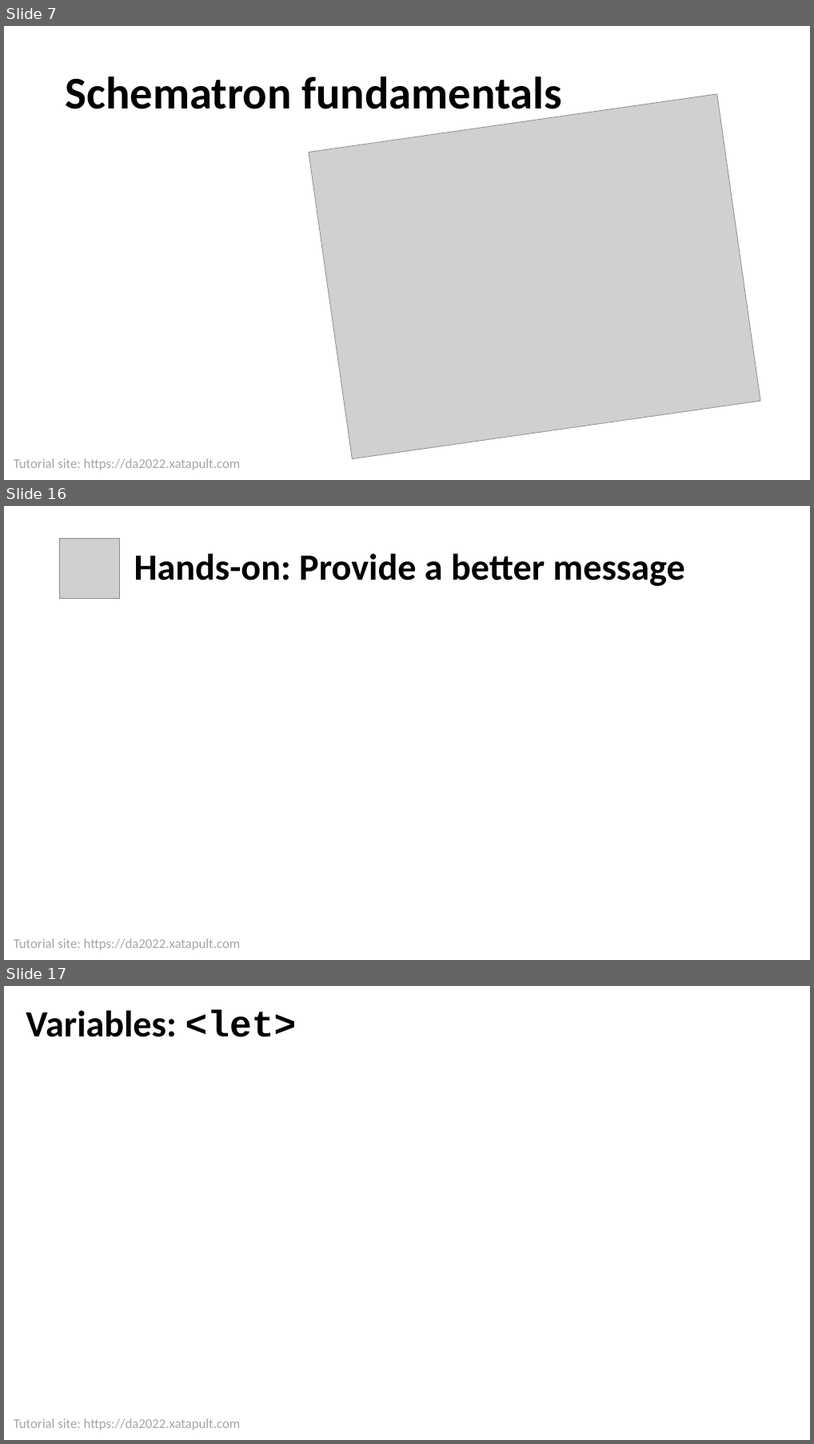
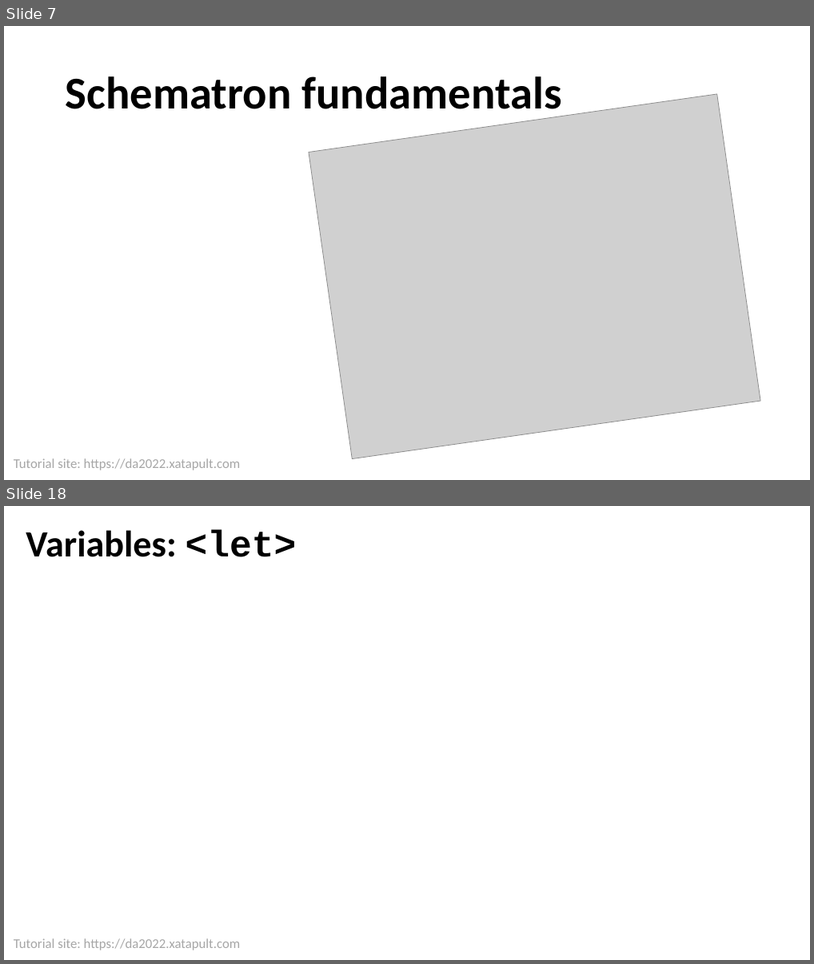
Before and after one commit to xatapult/da-2022-schematron, a slide deck: presentation/Schematron Tutorial DA 2022.pptx. Shown one above the other, each under a label of ours: slides 7, 16 and 17 before the commit, slides 7 and 18 after it; the slides between them are not shown. The pictures are 814x1444 and 814x964 pixels, drawn with LibreOffice and Linux fonts; fonts in the diff are those of the drawing; grey boxes stand for pictures; background and template pictures are left out. Boxes give left, top, right and bottom in pixels: in the first picture for what was removed or moved away, otherwise in the second. Text is boxed around its words. In the diff, an @@ line names an element or a change of style, - is before the commit and + after.

```diff
--- a/presentation/Schematron Tutorial DA 2022.pptx
+++ b/presentation/Schematron Tutorial DA 2022.pptx
@@ slide 16 removed at (4,506,810,960), background #FFFFFF; not listed: 1 template element that a slide beside it also shows @@
@@ picture removed at (60,538,120,599) @@
@@ title removed at (134,553,686,586) @@
-Hands-on: Provide a better message
@@ what was slide 17 is now slide 18 @@
```
Also in this commit, not shown: 7 slides changed, 3 slides added, 1 other slide removed, 20 other files.
